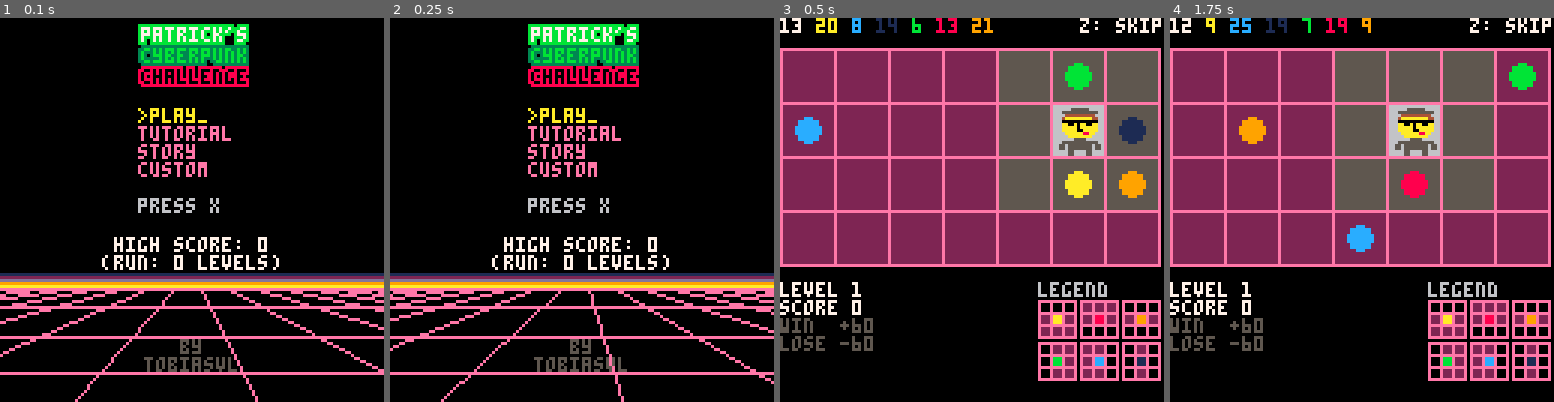
Above: before the commit, frames 1-4 (left to right).
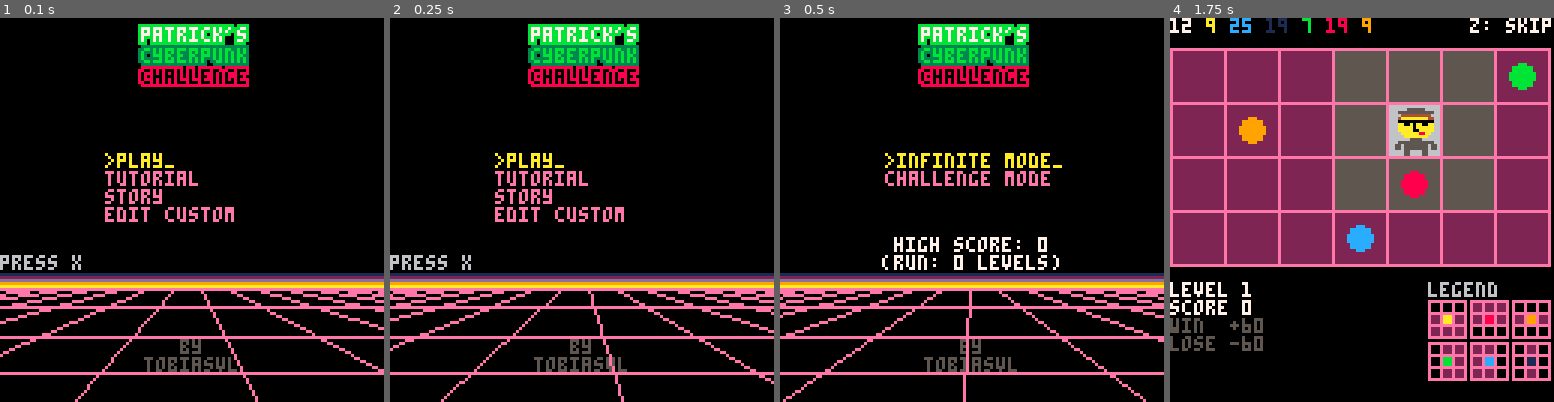
Above: after the commit, the same moments.

Repository: tobiasvl/patrick
Game: PICO-8 cartridge patrick.p8
Same seed, same stepped clock (60 frames per second), same inputs: the game is played once before the commit and once after it.
Inputs (mouse positions are in pixels of both pictures, inside the frame that each line leads up to):
- Up to frame 1 (0.1 s): no input
- Up to frame 2 (0.25 s): no input
- Up to frame 3 (0.5 s): tap X (X key) at 0.33 s
- Up to frame 4 (1.75 s): click (1450, 121) at 0.67 s; tap O (Z key) at 0.7, 1.7 s; tap X (X key) at 1.07 s; click (1216, 267) at 1.22 s; hold Right from 1.6 s (still down)

The runs differ from the first frame. In frame 1, 4.8% of the frame differs, in the area x 0-73%, y 23-66%; in frame 2, 4.8%; in frame 3, 73%, in the area x 0-100%, y 0-100%; in frame 4, nothing differs.

Commit message:
The Big Update!
* Challenge mode
* Custom levels can now be saved
* Custom mode

Diff:
--- a/patrick.p8
+++ b/patrick.p8
@@ -12,9 +12,25 @@
   tutorial=5,
   story=6,
   custom=7,
-  custom_play=8,
-  win_custom=9,
-  game_over_custom=10,
+  win_custom=8,
+  game_over_custom=9,
+  custom_list=10,
+}
+
+play_modes={
+  challenge=1,
+  infinite=2,
+  custom=3
+}
+
+balls={
+  {id=1,color=7,pos=0},
+  {id=2,color=9,pos=0},
+  {id=3,color=8,pos=0},
+  {id=4,color=11,pos=0},
+  {id=5,color=1,pos=0},
+  {id=6,color=12,pos=0},
+  {id=7,color=10,pos=0}
 }
 
 function _init()
@@ -27,6 +43,10 @@
   run=0
   last_mouse,last_x,last_y=0,0,0
   cartdata("tobiasvl_patrick")
+  high_reldni=dget(0)
+  high_score=dget(1)
+  high_run=dget(2)
+  high_custom=dget(3)
   poke(0x5f2d,1)
   title_dir=true
   emulated=stat(102)!=0
@@ -48,39 +68,57 @@
     {92,90,127-10.5,127,14},
     {78,90,127-40.5,127,14},
   }
-end
-
-menu={
-  {function() init_board() mode=modes.play music(-1) end, "play"},
-  {function() init_board(true) page=1 mode=modes.tutorial music(-1) end, "tutorial"},
-  {function() init_board() story_scroll=127 mode=modes.story end, "story"},
-  {function() init_board(true,true) mode=modes.custom music(-1) end, "custom"}
-}
-
-keys={
-  [1]=function(x,y) return x>1 and x>patrick.x-1 and x-1 or x,y end,
-  [2]=function(x,y) return x<7 and x<patrick.x+1 and x+1 or x,y end,
-  [4]=function(x,y) return x,y>1 and y>patrick.y-1 and y-1 or y end,
-  [8]=function(x,y) return x,y<4 and y<patrick.y+1 and y+1 or y end,
-}
+  custom_score=0
+  custom_levels=load_custom()
+  custom_list_selected=1
+  custom_page=flr(custom_list_selected/20)
+
+  levels={}
+  level_number=0
+
+  main_menu={
+    {function() menu=play_menu end, "play"},
+    {function() init_board(true) page=1 mode=modes.tutorial music(-1) end, "tutorial"},
+    {function() story_scroll=127 mode=modes.story end, "story"},
+    {function() init_board(true,true) mode=modes.custom_list music(-1) end, "edit custom"}
+  }
+  play_menu={
+    {function() init_board() mode=modes.play music(-1) end, "infinite mode"},
+    {function() levels=preset_levels level_number=1 init_board(false,false,levels[level_number]) mode=modes.play music(-1) end, "challenge mode"},
+  }
+
+  menu=main_menu
+
+  keys={
+    [1]=function(x,y) return x>1 and x>patrick.x-1 and x-1 or x,y end,
+    [2]=function(x,y) return x<7 and x<patrick.x+1 and x+1 or x,y end,
+    [4]=function(x,y) return x,y>1 and y>patrick.y-1 and y-1 or y end,
+    [8]=function(x,y) return x,y<4 and y<patrick.y+1 and y+1 or y end,
+  }
+end
 
 kls=cls
 function cls()
   if (not kill) kls()
 end
 
+-->8
+-- _update()
 function _update()
   if (run>127 or fred>7) kill=true
-  local button=btnp()
   local mouse=stat(34)==1
   local temp_mouse=mouse
   mouse=mouse!=last_mouse and mouse or false
   last_mouse=temp_mouse
   if mode==modes.title_screen then
     menuitem(1)
-    if (button==4) menu_selection=menu_selection==1 and #menu or menu_selection-1
-    if (button==8) menu_selection=(menu_selection%#menu)+1
-    if (button==0x20) menu[menu_selection][1]()
+
+    play_menu[3]=#custom_levels>0 and {function() if #custom_levels>0 then levels=custom_levels level_number=1 init_board(false,false,levels[level_number]) mode=modes.play music(-1) end end, "custom levels"} or nil
+
+    if (btnp(2)) menu_selection=menu_selection==1 and #menu or menu_selection-1
+    if (btnp(3)) menu_selection=(menu_selection%#menu)+1
+    if (btnp(4)) menu_selection=1 menu=main_menu
+    if (btnp(5)) menu[menu_selection][1]()
     local x,y=stat(32),stat(33)
     if x!=old_x or y!=old_y or mouse then
       old_x,old_y=x,y
@@ -102,15 +140,25 @@
       end
       mouse=false
     end
-  elseif mode==modes.play or mode==modes.custom_play then
+  elseif mode==modes.play then
+    local button=btnp()
     menuitem(1,"title screen",function() mode=modes.title_screen music(0) end)
-    if (mode==modes.play and button==0x10 and destroyed==0) init_board()
+    if mode==modes.play and button==0x10 and destroyed==0 then
+      if #levels!=0 then
+        if level_number<#levels then
+          level_number+=1
+        else
+          mode=modes.congrats
+        end
+      end
+      init_board(false,false,levels[level_number])
+    end
     if destroyed==27 then
       sfx(25)
       mode=mode==modes.play and modes.win or modes.win_custom
     elseif get_tile(patrick.x-1,patrick.y)==-1 and get_tile(patrick.x+1,patrick.y)==-1 and get_tile(patrick.x-1,patrick …(220 unchanged characters)…
       sfx(8)
-      mode=mode==modes.play and modes.game_over or modes.game_over_custom
+      mode=modes.game_over
     end
     new_highlight={}
     new_highlight.x,new_highlight.y=highlight.x,highlight.y
@@ -170,7 +218,14 @@
       score+=60-steps
       run+=1
       if (score>high_score) dset(1,score) dset(2,run)
-      init_board()
+      if #levels!=0 then
+        if level_number<#levels then
+          level_number+=1
+        else
+          mode=modes.congrats
+        end
+      end
+      init_board(false,false,levels[level_number])
       mode=modes.play
       mouse=false
     end
@@ -179,15 +234,12 @@
       score=max(0,score-60+steps)
       run+=1
       if (score>high_score) dset(1,score) dset(2,run)
-      init_board()
+      init_board(false,false,levels[level_number])
       mode=modes.play
       mouse=false
     end
   elseif mode==modes.win_custom or mode==modes.game_over_custom then
     if btnp(5) or mouse then
-      board=backup.board
-      patrick=backup.patrick
-      balls=backup.balls
       mode=modes.custom
       mouse=false
     end
@@ -237,25 +289,15 @@
   elseif mode==modes.custom then
     menuitem(1,"title screen",function() mode=modes.title_screen music(0) end)
     if patrick.x>0 and btnp(5) then
-      highlight.x,highlight.y=patrick.x,patrick.y
-      mode=modes.custom_play
-      steps=0
-      destroyed=0
-      backup={}
-      backup.board,backup.balls,backup.patrick={},{},{}
-      backup.patrick.x,backup.patrick.y=patrick.x,patrick.y
-      for y=1,4 do
-        backup.board[y]={}
-        for x=1,7 do
-          backup.board[y][x]=board[y][x]
-        end
-      end
-      for i=1,7 do
-        backup.balls[i]={}
-        backup.balls[i].id=balls[i].id
-        backup.balls[i].color=balls[i].color
-        backup.balls[i].pos=balls[i].pos
-      end
+      if not custom_levels[custom_list_selected] then
+        custom_levels[custom_list_selected]={}
+      end
+      custom_levels[custom_list_selected][1]=balls[1].pos
+      for i=2,7 do
+        custom_levels[custom_list_selected][7-(i-2)]=balls[i].pos
+      end
+      save_custom()
+      mode=modes.custom_list
     end
     if mouse then
       local x,y=stat(32),stat(33)
@@ -306,9 +348,26 @@
         end
       end
     end
+  elseif mode==modes.custom_list then
+    if btnp(2) then
+      if (custom_list_selected>1) custom_list_selected-=1
+      if (custom_list_selected<(custom_page*20)+1) custom_page-=1
+    end
+    if btnp(3) then
+      if (custom_list_selected<50 and custom_levels[custom_list_selected]!=nil) custom_list_selected+=1
+      if (custom_list_selected>(custom_page*20)+20) custom_page+=1
+    end
+    if (btnp(4)) mode=modes.title_screen
+    if btnp(5) then
+      local empty_level=custom_levels[custom_list_selected]==nil
+      init_board(empty_level,empty_level,custom_levels[custom_list_selected])
+      mode=modes.custom
+    end
   end
 end
 
+-->8
+-- _draw()
 function _draw()
   if mode==modes.title_screen then
     local x,y=stat(32),stat(33)
@@ -323,8 +382,8 @@
     outline("cyberpunk",0,9,3,11,true)
     outline("challenge",0,16,8,0,true)
 
-    cursor(46,30)
-    for i=1,4 do
+    cursor(35,45)
+    for i=1,#menu do
       color(menu_selection==i and 10 or 14)
       if (menu_selection==i) then
         print(">"..menu[i][2].."_")
@@ -332,13 +391,20 @@
         print(menu[i][2])
       end
     end
-    if (flr(time())%2==0) center("\npress "..buttons.x,6)
-    color()
-    high_score=dget(1)
-    high_run=dget(2)
     cursor(0,73)
-    center("high score: "..high_score,7)
-    center("(run: "..high_run.." levels)",7)
+
+    if menu==main_menu then
+      if (flr(time())%2==0) center("\npress "..buttons.x,6)
+    else
+      color()
+      if menu_selection==1 then
+        center("high score: "..high_score,7)
+        center("(run: "..high_run.." levels)",7)
+      else
+        center("high score: "..(menu_selection==2 and high_reldni or high_custom),7)
+      end
+    end
+
     cursor(0,107)
     center("by",5)
     center("tobiasvl",5)
@@ -480,7 +546,7 @@
     if page==9 or page==10 or page==11 then
       print_code()
     end
-  elseif mode==modes.play or mode==modes.win or mode==modes.game_over or mode==modes.custom_play then
+  elseif mode==modes.play or mode==modes.win or mode==modes.game_over then
     cls()
     print_code()
     if (destroyed==0 and mode==modes.play) local s=buttons.o..": skip" print(s,128-((keyboard and 7 or 8)*4),0,7)
@@ -528,10 +594,8 @@
     end
     spr(sprite,(18*(patrick.x-1))+2,offset+(18*(patrick.y-1))+2,2,2)
     palt()
-    if mode!=modes.custom_play then
-      print("level"..(kill and "-" or " ")..run+1,0,88,7)
-      print("score "..score,0,94,7)
-    end
+    print("level"..(kill and "-" or " ")..run+1,0,88,7)
+    print("score "..score,0,94,7)
     print("win  +"..60-steps,0,100,5)
     print("lose -"..60+steps,0,106,5)
     print_legend()
@@ -623,7 +687,7 @@
           ball_x+=10
         end
       end
-      if (story_scroll<-300) local str="press z" print(str,64-(#str*2),64,7)
+      if (story_scroll<-300) local str="press "..buttons.x print(str,64-(#str*2),64,7)
     end
     for str in all(story) do
       if (scroll_offset==6*10) color(8) else color(7)
@@ -648,7 +712,7 @@
   elseif mode==modes.custom then
     cls()
     print_code()
-    if (patrick.x>0) local s=buttons.x..": play" print(s,128-((keyboard and 7 or 8)*4),0,7)
+    if (patrick.x>0) local s=buttons.x..": save" print(s,128-((keyboard and 7 or 8)*4),0,7)
     print_legend()
     local offset=10
     for y=1,4 do
@@ -683,6 +747,45 @@
       if (x==50) x,y=20,108
     end
     if (not emulated) spr(16,stat(32),stat(33))
+  elseif mode==modes.congrats then
+    cls()
+    print("you beat all levels!")
+    print("your score: "..score)
+    print("")
+    print("you can play these levels again")
+    print("to try for a better score.")
+    print("")
+    print("or check out the infinite mode to get")
+    print("as many points as possible")
+    print("or make your own levels in the custom mode!")
+  elseif mode==modes.custom_list then
+    cls()
+    for i=(custom_page*20)+1,min((custom_page*20)+20,50) do
+      local code=""
+      if i<=#custom_levels+1 then
+        if custom_list_selected==i then
+          color(14)
+        else
+          if (i<=#custom_levels) color(10) else color(6)
+        end
+        for j in all(custom_levels[i]) do
+          code=code.." "..(j<10 and " " or "")..j
+        end
+      else
+        color(5)
+      end
+      print((custom_list_selected==i and ">" or "")..i.." "..(i==#custom_levels+1 and stat(95)%2==0 and "_" or "")..(i<10 and " " or "")..code)
+    end
+
+    if (custom_page>0) print("\148",120,0,7)
+    if ((custom_page*20)+20<#custom_levels) print("\131",120,114,7)
+
+    print(buttons.x,113,60,7)
+    if custom_levels[custom_list_selected] then
+      print("edit",109,66,7)
+    else
+      print("create",105,66,7)
+    end
   end
   if page==12 and run==0 then
     print("good\nluck",50,94,11)
@@ -691,6 +794,8 @@
   end
 end
 
+-->8
+-- misc functions
 function center(str,c)
   local x=peek(0x5f26)
   poke(0x5f26,64-(#str*2))
@@ -738,22 +843,58 @@
   spr(13,114,108,2,2)
 end
 
-function init_board(skip_balls,skip_patrick)
-  balls={
-    {id=1,color=7,pos=0},
-    {id=2,color=9,pos=0},
-    {id=3,color=8,pos=0},
-    {id=4,color=11,pos=0},
-    {id=5,color=1,pos=0},
-    {id=6,color=12,pos=0},
-    {id=7,color=10,pos=0}
-  }
-  if not skip_balls then
-    for ball in all(balls) do
-      ball.pos=flr(rnd(28))+1
-    end
+function get_tile(x,y)
+  if x>=1 and x<=7 and y>=1 and y<=4 then
+    return board[y][x]
+  else
+    return -1
   end
-  if (not skip_patrick) balls[1].pos=flr(rnd(28))+1 else patrick={x=-1,y=-1}
+end
+
+function set_tile(x,y,val)
+  if x>=1 and x<=7 and y>=1 and y<=4 and board[y][x]!=val then
+    board[y][x]=val
+    return true
+  else
+    return false
+  end
+end
+
+function destroy_tile(x,y)
+  if (set_tile(x,y,-1)) destroyed+=1
+end
+
+function outline(s,x,y,c1,c2,center)
+ if center then
+  x=64-(#s*2)
+ end
+	for i=0,2 do
+	 for j=0,2 do
+	  if not(i==1 and j==1) then
+	   print(s,x+i,y+j,c1)
+	  end
+	 end
+	end
+	print(s,x+1,y+1,c2)
+end
+
+-->8
+-- init_board
+function init_board(skip_balls,skip_patrick,level)
+  if not level then
+    if not skip_balls then
+      for ball in all(balls) do
+        ball.pos=flr(rnd(28))+1
+      end
+    end
+    if (not skip_patrick) balls[1].pos=flr(rnd(28))+1 else patrick={x=-1,y=-1}
+  else
+    balls[1].pos=level[1]
+    for i=2,7 do
+      balls[i].pos=level[7-(i-2)]
+    end
+  end
+
   steps=0
   destroyed=0
   board={}
@@ -775,40 +916,156 @@
   if (not skip_patrick) highlight.x,highlight.y=patrick.x,patrick.y
 end
 
-function get_tile(x,y)
-  if x>=1 and x<=7 and y>=1 and y<=4 then
-    return board[y][x]
-  else
-    return -1
+-->8
+-- custom level routines
+-- custom levels are stored as packed bytes:
+-- 5 bits per ball, 7 balls per level
+
+-- save custom levels as packed bytes
+-- we enqueue 5-bit balls in a fifo, and dequeue 8-bit bytes
+function save_custom()
+  local addr=0x5e10 --first four numbers are used for hiscores
+  local level_num=1 --current level number
+  local level=custom_levels[level_num] --current level
+  local ball_num=1 --current ball in level
+  local byte_queue,queue_length=0,0 --fifo queue of bytes to be saved
+
+  while level do
+    local ball=level[ball_num]
+
+    -- pack ball at end of queue
+    byte_queue=rotl(byte_queue,5)
+    byte_queue=bor(byte_queue,ball)
+    queue_length+=5
+
+    -- queue contains a full byte
+    if queue_length>=8 then
+      -- rotate rest of queue to after decimal point
+      byte_queue=rotr(byte_queue,queue_length-8)
+      -- save byte
+      printh("poking "..addr)
+      poke(addr,byte_queue)
+      addr+=1
+      -- dequeue byte
+      byte_queue=band(byte_queue,0xff00.ffff)
+      -- restore queue
+      byte_queue=rotl(byte_queue,queue_length-8)
+      queue_length-=8
+    end
+
+    ball_num+=1
+
+    -- a full level has been saved
+    if ball_num>7 then
+      level_num+=1
+      level=custom_levels[level_num]
+      ball_num=1
+    end
   end
-end
-
-function set_tile(x,y,val)
-  if x>=1 and x<=7 and y>=1 and y<=4 and board[y][x]!=val then
-    board[y][x]=val
-    return true
-  else
-    return false
+
+  -- empty the queue
+  if queue_length!=0 then
+    poke(addr,rotl(byte_queue,8-queue_length))
   end
 end
 
-function destroy_tile(x,y)
-  if (set_tile(x,y,-1)) destroyed+=1
-end
-
-function outline(s,x,y,c1,c2,center)
- if center then
-  x=64-(#s*2)
- end
-	for i=0,2 do
-	 for j=0,2 do
-	  if not(i==1 and j==1) then
-	   print(s,x+i,y+j,c1)
-	  end
-	 end
-	end
-	print(s,x+1,y+1,c2)
-end
+-- load packed bytes into levels
+-- we enqueue 8-bit bytes from a fifo, and dequeue 5-bit balls
+function load_custom()
+  local levels,level={},{}
+  local addr=0x5e10 --first four numbers are used for hiscores
+  local ball_queue,queue_length=0,0 --fifo queue of balls/bytes to be loaded
+
+  -- read all cartridge save data
+  while #levels<=50 and addr<0x5f00 do
+    local byte=peek(addr)
+    addr+=1
+
+    -- enqueue byte
+    ball_queue=rotl(ball_queue,8)
+    ball_queue=bor(byte,ball_queue)
+    queue_length+=8
+
+    -- queue contains a full ball
+    while queue_length>=5 do
+      -- rotate rest of queue after decimal point
+      ball_queue=rotr(ball_queue,queue_length-5)
+      -- load ball
+      add(level,band(ball_queue,0b11111))
+      -- dequeue ball
+      ball_queue=band(ball_queue,0b1111111111100000.1111111111111111)
+      -- restore queue
+      ball_queue=rotl(ball_queue,queue_length-5)
+      queue_length-=5
+      if (#level==7) break
+    end
+
+    -- a full level has been loaded
+    if #level==7 then
+      -- save loaded level unless patrick's not present
+      -- (avoid loading empty levels)
+      if level[1]!=0 then
+        add(levels,level)
+      end
+      level={}
+    end
+  end
+  -- the queue should always be empty at this point
+  assert(queue_length==0)
+  return levels
+end
+
+-->8
+-- reldni levels
+-- http://web.archive.org/web/20020127141411fw_/http://www.reldni.com:80/archive/patrick2.html
+preset_levels={
+  {27,7,25,6,26,1,15},
+  {14,11,5,16,11,6,13},
+  {12,27,24,1,10,18,13},
+  {20,23,21,28,1,9,21},
+  {12,15,13,19,21,1,13},
+  {28,14,8,19,14,9,16},
+  {8,17,19,20,16,1,10},
+  {6,19,13,24,18,13,21},
+  {20,11,11,4,25,11,23},
+  {1,11,9,23,20,18,6},
+  {27,14,8,19,14,9,16},
+  {19,22,20,27,28,8,20},
+  {2,27,21,4,27,22,1},
+  {13,16,14,20,22,2,14},
+  {20,18,12,23,17,12,20},
+  {25,28,26,5,6,14,26},
+  {5,11,11,4,25,11,23},
+  {27,10,7,1,18,23,23},
+  {4,12,2,11,4,6,20},
+  {28,7,25,7,27,1,15},
+  {18,25,4,17,14,8,19},
+  {3,11,5,16,11,6,13},
+  {4,20,16,10,0,0,6},
+  {27,8,9,11,6,20,28},
+  {5,16,19,23,17,6,11},
+  {9,8,17,19,21,16,2},
+  {13,20,19,9,17,2,2},
+  {20,19,16,26,24,8,20},
+  {6,15,17,18,14,27,7},
+  {27,20,25,10,23,24,0},
+  {10,9,5,15,14,26,10},
+  {6,10,11,16,1,26,14},
+  {27,17,20,3,7,1,18},
+  {10,20,17,12,1,5,6},
+  {11,19,9,18,11,13,27},
+  {4,18,24,21,3,1,13},
+  {27,10,7,1,18,23,23},
+  {12,20,10,19,12,14,28},
+  {18,4,26,9,4,27,7},
+  {10,20,17,11,1,5,6},
+  {27,14,8,19,14,9,16},
+  {14,22,12,21,13,16,2},
+  {16,4,26,9,4,27,7},
+  {12,0,0,11,0,19,13},
+  {24,2,13,20,13,6,21},
+  {8,21,15,26,21,16,23},
+}
 __gfx__
 0000000066666555555666666666633333366666eeeeeeeeeeeee000eeeeeeeeeeeee000eeeeeeeeeeeee000eeeeeeeeeeeee000eeeeeeeeeeeee00000999900
 0000000066555555555555666633333333333366e000e000e000e000e000e222e222e000e222e222e000e000e222e222e222e000e000e222e000e00009aaaa90
